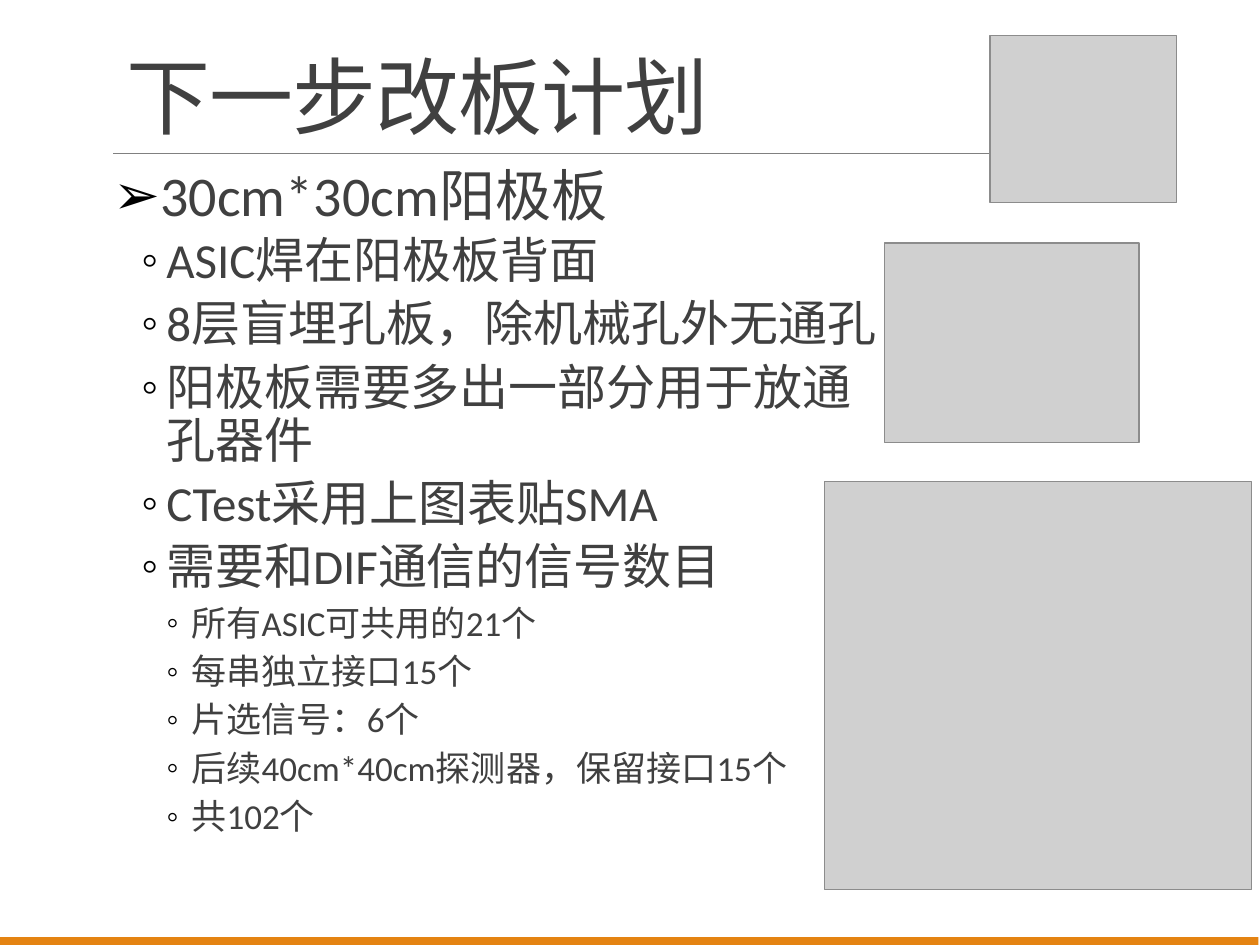
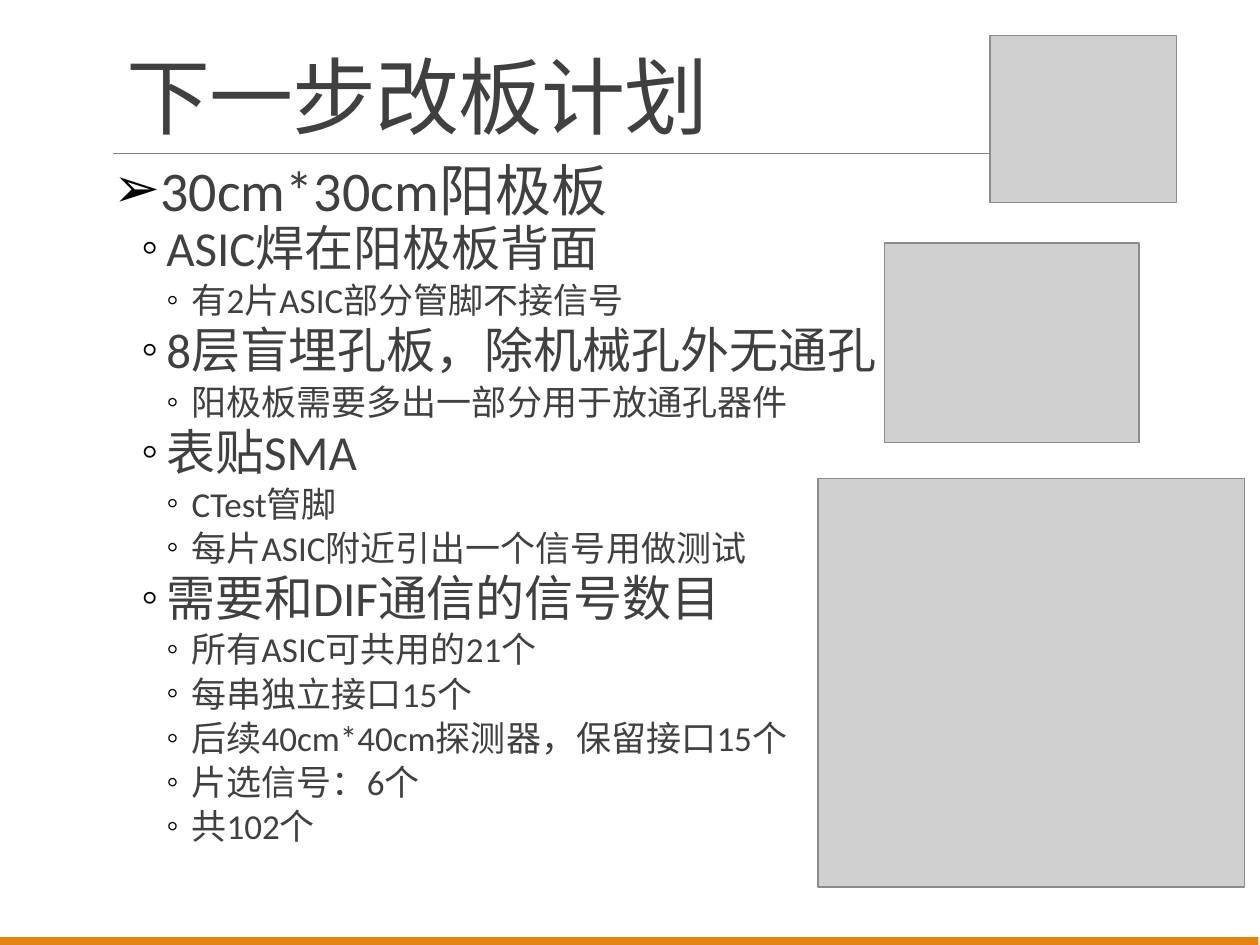
Before and after one commit to wyu0725/SDHCAL_DAQ, a slide deck: slide 4 of Slides/SDHCALReport20170719.pptx (slide 2 before the commit). Drawn at 1260x945 pixels with LibreOffice and Linux fonts; fonts in the diff are those of the drawing; grey boxes stand for pictures. Boxes give left, top, right and bottom in pixels: in the first picture for what was removed or moved away, otherwise in the second. Text is boxed around its words. In the diff, an @@ line names an element or a change of style, - is before the commit and + after.

```diff
--- a/Slides/SDHCALReport20170719.pptx
+++ b/Slides/SDHCALReport20170719.pptx
@@ text at (160, 164, 876, 842): size 28 to 20 pt in "阳极板需要多出一部分用于放通孔器件"; line spacing 0.9 to 0.8; list level 2 to 3 in "阳极板需要多出一部分用于放通孔器件" @@
@@ text at (192, 283, 624, 316): paragraph added @@
+    ◦ 有2片ASIC部分管脚不接信号
@@ text at (166, 429, 747, 564): text changed; size 28 to 20 pt @@
-  ◦ CTest采用上图表贴SMA
+  ◦ 表贴SMA
+    ◦ CTest管脚
+    ◦ 每片ASIC附近引出一个信号用做测试
@@ picture: place and size @@
-picture at (824, 481, 1251, 890)
+picture at (818, 479, 1245, 887)
@@ text at (192, 721, 788, 755): paragraph added @@
+    ◦ 后续40cm*40cm探测器，保留接口15个
@@ text at (192, 751, 788, 785): paragraph removed @@
-    ◦ 后续40cm*40cm探测器，保留接口15个
```
Also in this commit, not shown: 1 other slide changed, 3 slides added, 3 slides removed, 1 other file.
